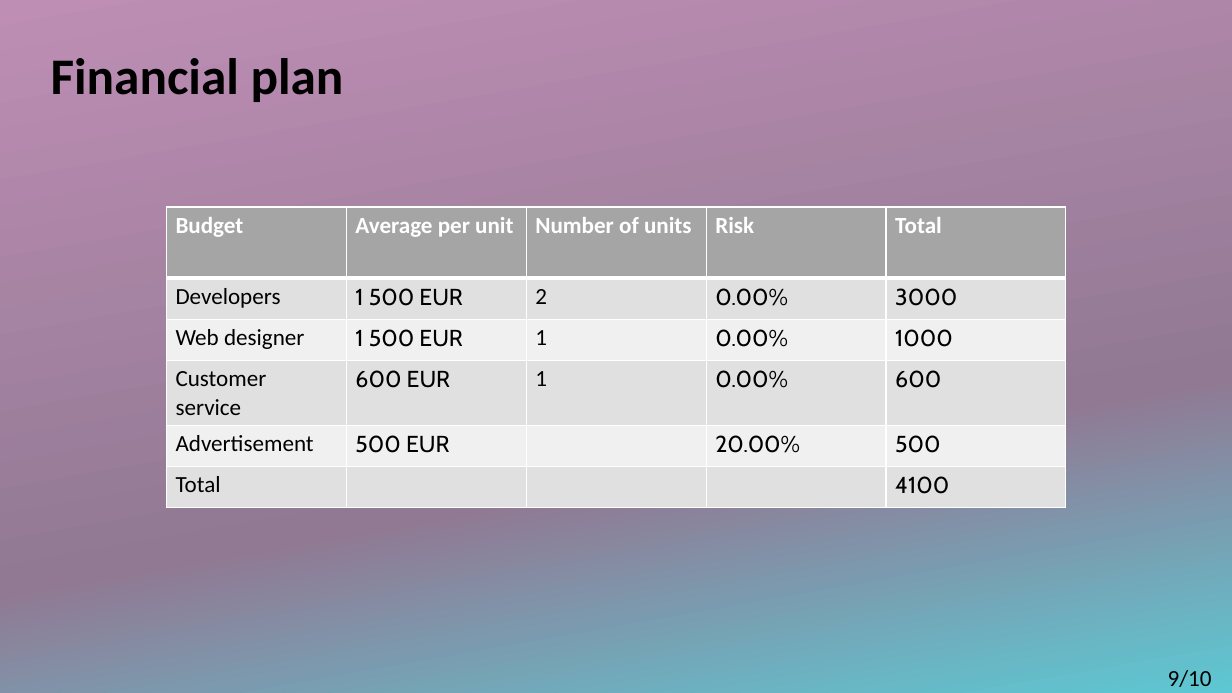
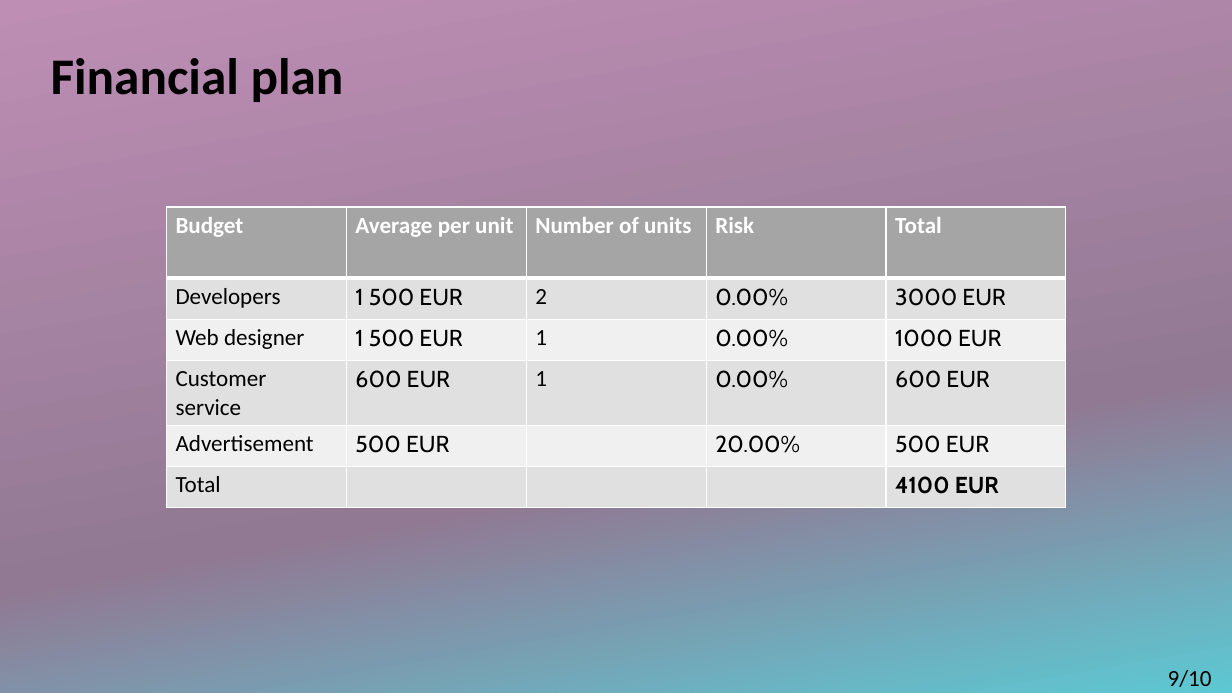
Before and after one commit to janamilutinovic/UPR, a slide deck: slide 9 of BusinessPlan_prezentacija_DECORARTE.pptx. Drawn at 1232x693 pixels with LibreOffice and Linux fonts; fonts in the diff are those of the drawing. Boxes give left, top, right and bottom in pixels: in the first picture for what was removed or moved away, otherwise in the second. Text is boxed around its words. In the diff, an @@ line names an element or a change of style, - is before the commit and + after.

```diff
--- a/BusinessPlan_prezentacija_DECORARTE.pptx
+++ b/BusinessPlan_prezentacija_DECORARTE.pptx
@@ table at (166, 207, 1067, 507) @@
-row 2, column 5: 3000
+row 2, column 5: 3000 EUR
-row 3, column 5: 1000
+row 3, column 5: 1000 EUR
-row 4, column 5: 600
+row 4, column 5: 600 EUR
-row 5, column 5: 500
+row 5, column 5: 500 EUR
-row 6, column 5: 4100
+row 6, column 5: 4100 EUR
```
Also in this commit, not shown: 1 other slide changed, 3 other files.
